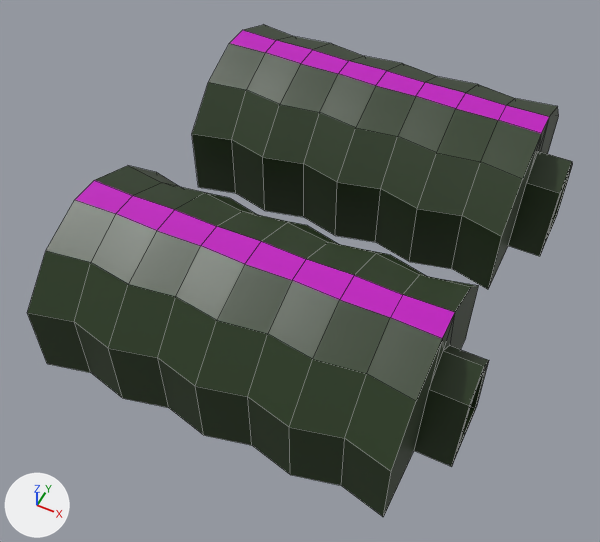
The FBX model Ascendancy/Assets/Entities/Models/Buildings/Barracks.fbx: old version first, new version second.
Before and after are seen from a 50 mm lens placed at (3.1, -7.92, 9.38), pointed at (-0.47, -0.78, 0.46). Arrows for +X, +Y and +Z are at lower left; the lights stay in place. Mesh edges are drawn as thin lines.

Objects in the first picture: 'Tent1'.
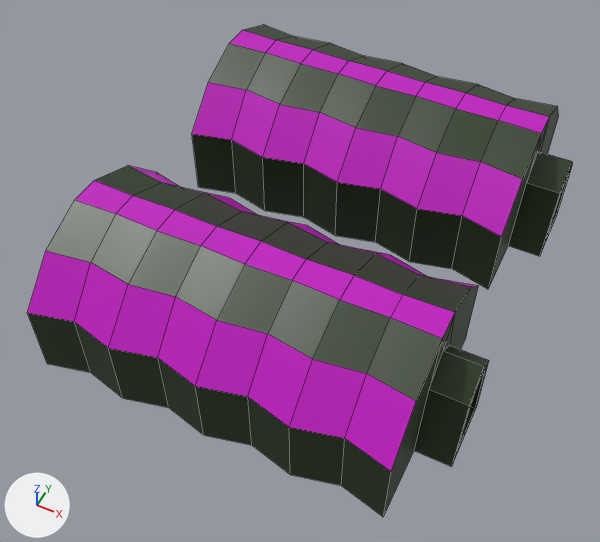
Commit message: more playercolor for barracks

Changed parts and their boxes (x1, y1, x2, y2) in the pictures (600 x 542 px):
```json
{"part": 1, "of": "me_cube", "change": "recoloured", "before": [27, 82, 522, 471], "after": [27, 82, 522, 471], "on screen": "green to pink"}
```

The change, as JSON lines over the scene's bpy script:
```json
{"block": "me_cube", "where": "me_cube.from_pydata(...)  # 184 vertices, 154 faces; spans x -1.0..4.5, y -6.0..1.0, z -1.0..1.0"}
{"block": "me_cube", "where": "# used by ob_tent1; location = (-2.0, 2.5, 1.0)"}
{"block": "me_cube", "change": "me_cube part 1: all 32 faces centred in x -0.69..3.69, y -5.65..0.65, z 0.42 switch from mat_material (dark green #25381a) to mat_playercolor (pink #c000c0)"}
```
